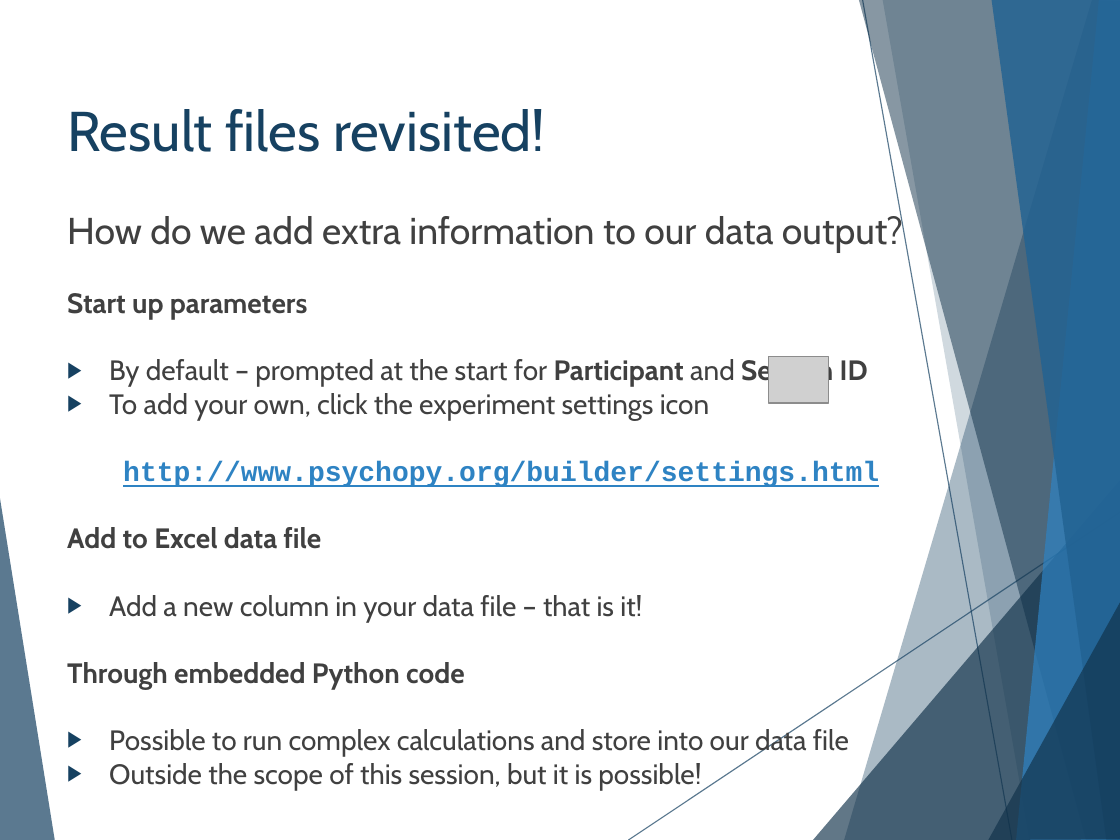
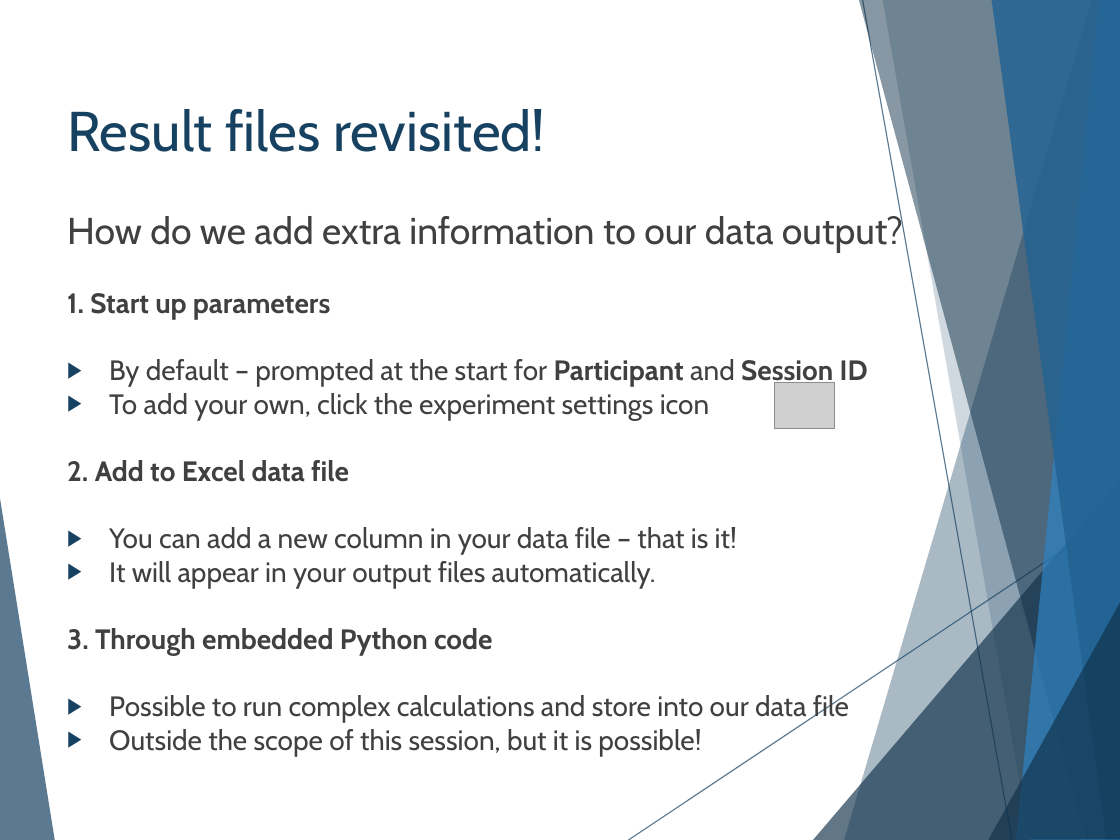
Before and after one commit to hlmpsy/psychopy_training, a slide deck: slide 4 of PsychoPy-Part2/PsychoPy-part2.pptx. Drawn at 1120x840 pixels with LibreOffice and Linux fonts; fonts in the diff are those of the drawing; grey boxes stand for pictures. Boxes give left, top, right and bottom in pixels: in the first picture for what was removed or moved away, otherwise in the second. Text is boxed around its words. In the diff, an @@ line names an element or a change of style, - is before the commit and + after.

```diff
--- a/PsychoPy-Part2/PsychoPy-part2.pptx
+++ b/PsychoPy-Part2/PsychoPy-part2.pptx
@@ text at <box>67,293,330,320</box>: text changed @@
-Start up parameters
+1. Start up parameters
@@ picture: place and size @@
-picture at <box>768,357,829,403</box>
+picture at <box>774,383,834,429</box>
@@ text at <box>67,460,737,656</box>: text changed; bold off @@
-  http://www.psychopy.org/builder/settings.html
-Add to Excel data file
-▶ Add a new column in your data file – that is it!
-Through embedded Python code
+2. Add to Excel data file
+▶ You can add a new column in your data file – that is it!
+▶ It will appear in your output files automatically.
+3. Through embedded Python code
```
Also in this commit, not shown: 7 other slides changed, 39 other files.
